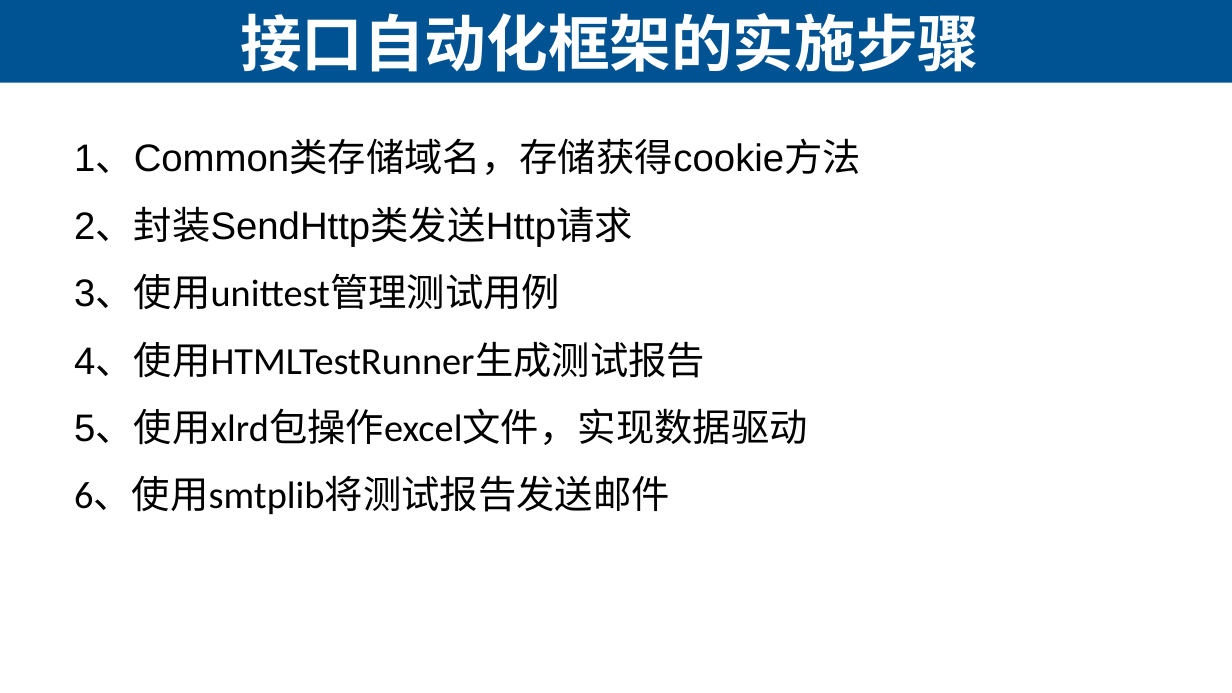
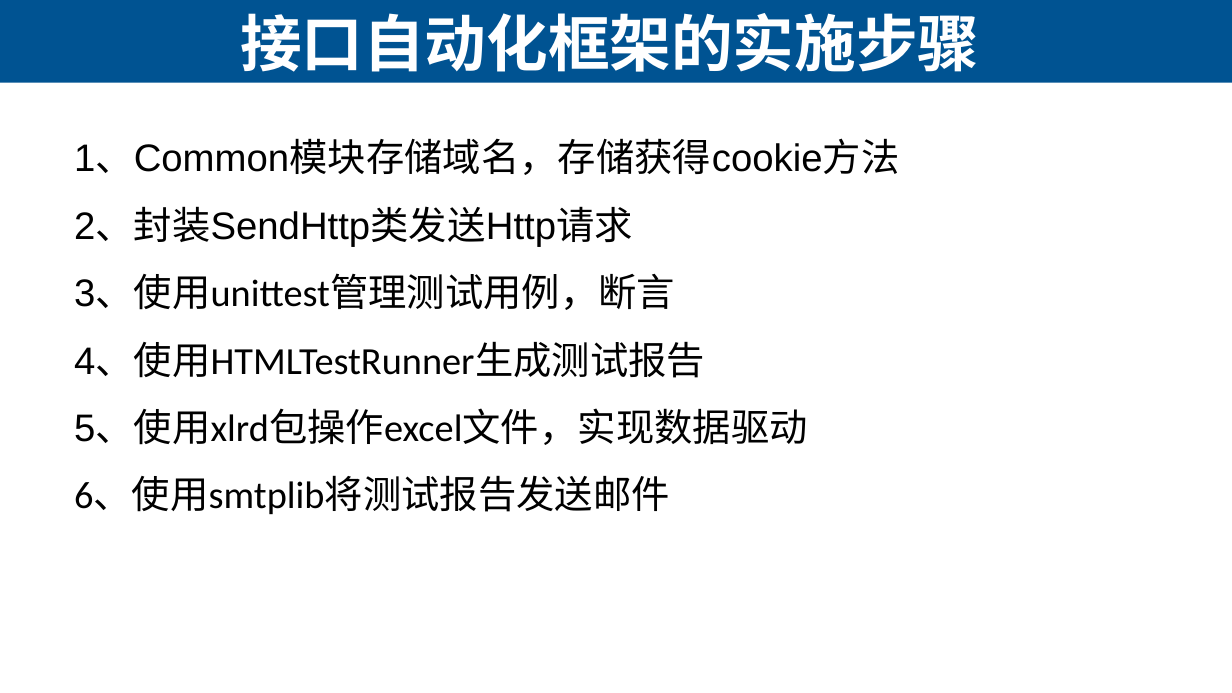
Before and after one commit to edu2act/course-interface-testing, a slide deck: slide 2 of materials/slides/ch10/基于Python的接口框架设计.pptx. Drawn at 1232x693 pixels with LibreOffice and Linux fonts; fonts in the diff are those of the drawing. Boxes give left, top, right and bottom in pixels: in the first picture for what was removed or moved away, otherwise in the second. Text is boxed around its words. In the diff, an @@ line names an element or a change of style, - is before the commit and + after.

```diff
--- a/materials/slides/ch10/基于Python的接口框架设计.pptx
+++ b/materials/slides/ch10/基于Python的接口框架设计.pptx
@@ text at [74,141,899,175]: text changed @@
-1、Common类存储域名，存储获得cookie方法
+1、Common模块存储域名，存储获得cookie方法
@@ text at [74,276,675,310]: text changed @@
-3、使用unittest管理测试用例
+3、使用unittest管理测试用例，断言
```
Also in this commit, not shown: 1 slide removed, 50 other files.
